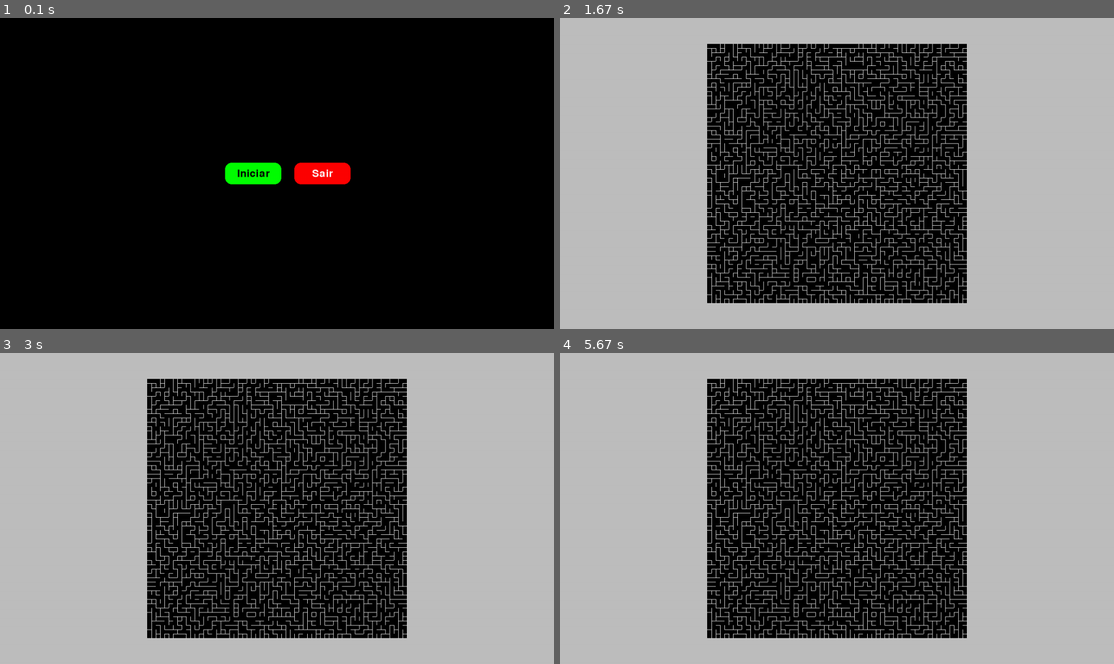
Above: before the commit, frames 1-4 (two rows, left to right).
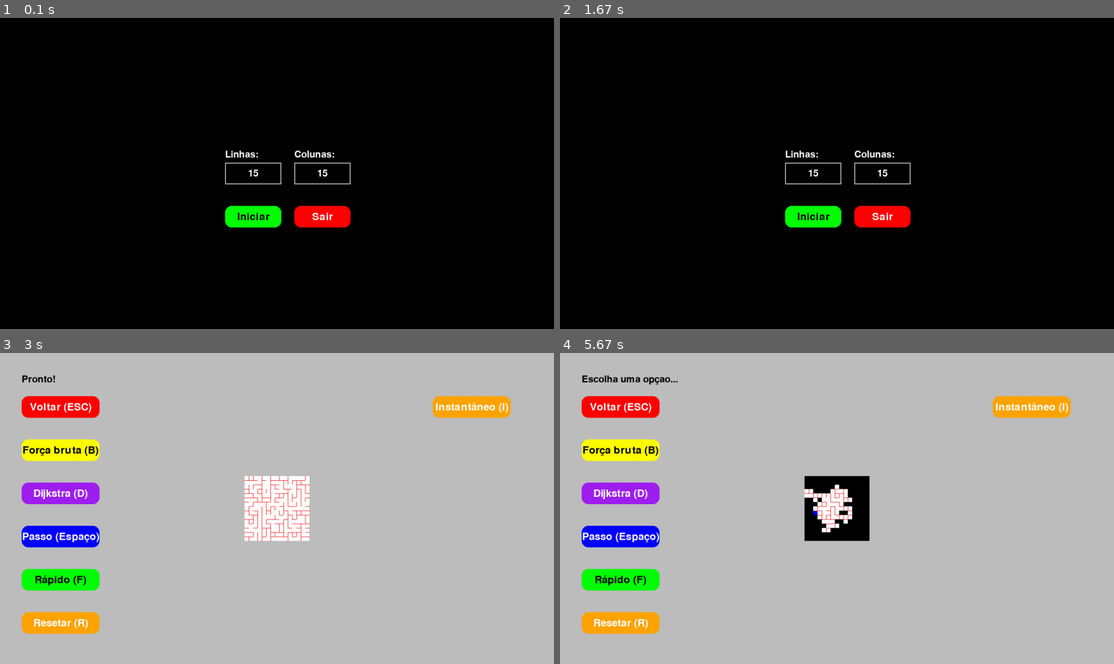
Above: after the commit, the same moments.

Repository: Mazzotti1/simple-pygame
Game: pygame game, started from pygame-maze/main.py
Same seed, same stepped clock (60 frames per second), same inputs: the game is played once before the commit and once after it.
Inputs (mouse positions are in pixels of both pictures, inside the frame that each line leads up to):
- Up to frame 1 (0.1 s): no input
- Up to frame 2 (1.67 s): click "Iniciar" at 0.38 s; tap F at 0.67, 1.07, 1.37, 1.62 s; hold R 1-1.47 s; hold Esc from 1.55 s (still down)
- Up to frame 3 (3 s): tap F at 1.92, 2.83 s; release Esc at 2.02 s; click (254, 552) at 2.15 s, where only the run after the commit has a clickable "Iniciar"; tap I at 2.43 s; hold I from 2.77 s (still down)
- Up to frame 4 (5.67 s): tap F at 3.13, 3.38, 3.68, 4.6, 5.43 s; release I at 3.23 s; tap Space at 3.47, 4.68 s; click (1030, 405) at 3.92 s, where only the run after the commit has a clickable "Instantâneo (I)"; click (654, 539) at 4.25 s; hold R from 5.37 s (still down)

The runs differ from the first frame. In frame 1, 3.0% of the frame differs, in the area x 40-64%, y 42-68%; in frame 2, 71%, in the area x 0-100%, y 0-100%; in frame 3, 44%; in frame 4, 43%.

Commit message:
FEAT: creating modes

Diff:
--- a/pygame-maze/aldousBroder.py
+++ b/pygame-maze/aldousBroder.py
@@ -1,5 +1,6 @@
 import copy
 from random import randint
+import pygame
 from grid import Grid
 
 class AldousBroder:
@@ -9,7 +10,10 @@
         self.edge = edge
         self.default_cell = default_cell
         self.grid = Grid(row_size, col_size, edge, default_cell)
-
+        self.generating = False
+        self.current_cell = None
+        self.neighbor_cell = None
+        self.unvisited_cells = 0
 
     def reset_maze(self):
         for row in range(self.row_size):
@@ -27,33 +31,61 @@
                 0 <= neighCellColumn < self.col_size):
                 return neighCellRow, neighCellColumn
 
+    def start_generation(self):
+        self.reset_maze()
+        self.unvisited_cells = self.row_size * self.col_size - 1
+        self.current_cell = randint(0, self.row_size - 1), (randint(0, self.col_size - 1))
+        self.grid[self.current_cell[0]][self.current_cell[1]].visited = True
+        self.grid[self.current_cell[0]][self.current_cell[1]].current = True
+
+        self.generating = True
+        return self.current_cell
+
+    def step_generation(self):
+        if not self.generating or self.unvisited_cells <= 0:
+            self.finish_generation()
+            return False
+
+        if self.current_cell:
+            prev_row, prev_col = self.current_cell
+            self.grid[prev_row][prev_col].current = False
+
+        currentCellLine, currentCellColumn = self.current_cell
+        neighCellRow, neighCellColumn = self.randomize_cell(currentCellLine, currentCellColumn)
+
+        self.grid[neighCellRow][neighCellColumn].current = True
+
+        if not self.grid[neighCellRow][neighCellColumn].visited:
+            self.grid[currentCellLine][currentCellColumn].open = True
+            self.grid[neighCellRow][neighCellColumn].open = True
+
+            if neighCellRow > currentCellLine:
+                self.grid[currentCellLine][currentCellColumn].edges.bottom = True
+                self.grid[neighCellRow][neighCellColumn].edges.top = True
+            elif neighCellRow < currentCellLine:
+                self.grid[currentCellLine][currentCellColumn].edges.top = True
+                self.grid[neighCellRow][neighCellColumn].edges.bottom = True
+            elif neighCellColumn > currentCellColumn:
+                self.grid[currentCellLine][currentCellColumn].edges.right = True
+                self.grid[neighCellRow][neighCellColumn].edges.left = True
+            else:
+                self.grid[currentCellLine][currentCellColumn].edges.left = True
+                self.grid[neighCellRow][neighCellColumn].edges.right = True
+
+            self.grid[neighCellRow][neighCellColumn].visited = True
+            self.unvisited_cells -= 1
+
+        self.current_cell = (neighCellRow, neighCellColumn)
+        return True
+
     def generate_maze(self):
-        self.reset_maze()
-        unvisited_cells = self.row_size * self.col_size - 1  # subtrai a célula inicial
+        self.start_generation()
+        while self.step_generation():
+            pass
+        self.finish_generation()
 
-        currentCellLine = randint(0, self.row_size - 1)
-        currentCellColumn = randint(0, self.col_size - 1)
-        self.grid[currentCellLine][currentCellColumn].visited = True
-
-        while unvisited_cells > 0:
-            neighCellRow, neighCellColumn = self.randomize_cell(currentCellLine, currentCellColumn)
-
-            if not self.grid[neighCellRow][neighCellColumn].visited:
-                # Remove a parede entre as células
-                if neighCellRow > currentCellLine:  # vizinho abaixo
-                    self.grid[currentCellLine][currentCellColumn].edges.bottom = True
-                    self.grid[neighCellRow][neighCellColumn].edges.top = True
-                elif neighCellRow < currentCellLine:  # vizinho acima
-                    self.grid[currentCellLine][currentCellColumn].edges.top = True
-                    self.grid[neighCellRow][neighCellColumn].edges.bottom = True
-                elif neighCellColumn > currentCellColumn:  # vizinho à direita
-                    self.grid[currentCellLine][currentCellColumn].edges.right = True
-                    self.grid[neighCellRow][neighCellColumn].edges.left = True
-                else:  # vizinho à esquerda
-                    self.grid[currentCellLine][currentCellColumn].edges.left = True
-                    self.grid[neighCellRow][neighCellColumn].edges.right = True
-
-                self.grid[neighCellRow][neighCellColumn].visited = True
-                unvisited_cells -= 1
-
-            currentCellLine, currentCellColumn = neighCellRow, neighCellColumn
+    def finish_generation(self):
+        if hasattr(self, 'current_cell') and self.current_cell:
+            row, col = self.current_cell
+            self.grid[row][col].current = False
+        self.generating = False
--- a/pygame-maze/cell.py
+++ b/pygame-maze/cell.py
@@ -1,14 +1,16 @@
 import pygame
 
 class Cell:
-    def __init__(self, edges, backgroundColor, visitedColor, edgeColor, openColor, visited, open):
+    def __init__(self, edges, backgroundColor, visitedColor, currentColor, edgeColor, openColor, visited, open, current):
         self.edges = edges
         self.backgroundColor = backgroundColor
         self.visitedColor = visitedColor
+        self.currentColor = currentColor
         self.edgeColor = edgeColor
         self.openColor = openColor
         self.visited = visited
         self.open = open
+        self.current = current
 
 
     def draw(self, screen, col, row, edge):
@@ -24,17 +26,22 @@
         start_right_area = (col + edge, row)
         end_right_area = (col + edge, row + edge)
 
-        if (self.open):
-                pygame.draw.rect(screen, self.openColor, (col, row, edge, edge))
+        if self.visited:
+            pygame.draw.rect(screen, self.visitedColor, (col, row, edge, edge))
+        elif self.open:
+            pygame.draw.rect(screen, self.openColor, (col, row, edge, edge))
         else:
-                pygame.draw.rect(screen, self.backgroundColor, (col, row, edge, edge))
+            pygame.draw.rect(screen, self.backgroundColor, (col, row, edge, edge))
+
+        if self.current:
+            pygame.draw.rect(screen, self.currentColor, (col, row, edge, edge))
 
         # pygame.draw.line(screen, self.edgeColor, start_upper_area, end_upper_area)
         # pygame.draw.line(screen, self.edgeColor, start_lower_area, end_lower_area)
         # pygame.draw.line(screen, self.edgeColor, start_left_area, end_left_area)
         # pygame.draw.line(screen, self.edgeColor, start_right_area, end_right_area)
 
-        # para quebrar as linhas do labirinto
+        # pra quebrar as linhas do labirinto, tentar ver depois
         if self.edges.top:
             pygame.draw.line(screen, self.edgeColor, start_upper_area, end_upper_area)
         if self.edges.bottom:
--- /dev/null
+++ b/pygame-maze/input.py
@@ -0,0 +1,42 @@
+import pygame
+
+class Input:
+    def __init__(self, position, size, default_text="", font_size=32,
+                 color_active=(255, 255, 255), color_inactive=(200, 200, 200),
+                 text_color=(255, 255, 255), max_length=3):
+        self.rect = pygame.Rect(position, size)
+        self.color_active = color_active
+        self.color_inactive = color_inactive
+        self.color = color_inactive
+        self.text = str(default_text)
+        self.font = pygame.font.Font(None, font_size)
+        self.text_color = text_color
+        self.active = False
+        self.max_length = max_length
+
+    def handle_event(self, event):
+        if event.type == pygame.MOUSEBUTTONDOWN:
+            self.active = self.rect.collidepoint(event.pos)
+            self.color = self.color_active if self.active else self.color_inactive
+
+        if event.type == pygame.KEYDOWN and self.active:
+            if event.key == pygame.K_RETURN:
+                self.active = False
+                self.color = self.color_inactive
+            elif event.key == pygame.K_BACKSPACE:
+                self.text = self.text[:-1]
+            elif event.unicode.isdigit() and len(self.text) < self.max_length:
+                self.text += event.unicode
+
+    def draw(self, screen):
+        pygame.draw.rect(screen, self.color, self.rect, 2)
+
+        text_surface = self.font.render(self.text, True, self.text_color)
+        text_rect = text_surface.get_rect(center=self.rect.center)
+        screen.blit(text_surface, text_rect)
+
+    def get_value(self):
+        try:
+            return int(self.text)
+        except ValueError:
+            return 0
--- a/pygame-maze/main.py
+++ b/pygame-maze/main.py
@@ -1,85 +1,275 @@
 import pygame
 import sys
 from button import Button
+from input import Input
 from edges import Edges
 from cell import Cell
 from aldousBroder import AldousBroder
 
 class App:
     def __init__(self):
-
         pygame.init()
-
         self.running = True
         self.current_scene = "MENU"
 
-        self.row_size = 60
-        self.col_size = 60
+        self.row_size = 15
+        self.col_size = 15
         self.edge_size = 10
 
-        default_cell = Cell(Edges(False, False, False, False), 'black', 'white', 'white', 'white', False, False)
-        self.maze = AldousBroder(self.row_size, self.col_size, self.edge_size, default_cell)
-        self.maze.generate_maze()
-
         self.screen = pygame.display.set_mode((1280, 720))
-        pygame.display.set_caption("Tela inicial")
+        pygame.display.set_caption("Labirinto com Aldous-Broder")
         self.clock = pygame.time.Clock()
-
-        exit_rect = pygame.Rect(680, 335, 130, 50)
+        self.font = pygame.font.Font(None, 32)
+
+        self.generating_maze = False
+        self.visualization_speed = 0
+        self.generation_complete = False
+
+        self.create_ui_elements()
+        self.create_ui_maze()
+        self.create_maze()
+
+    def create_ui_elements(self):
+        self.row_input = Input(
+            position=(520, 335),
+            size=(130, 50),
+            default_text=str(self.row_size),
+            max_length=3
+        )
+
+        self.col_input = Input(
+            position=(680, 335),
+            size=(130, 50),
+            default_text=str(self.col_size),
+            max_length=3
+        )
+
         self.exit_btn = Button(
             color="red",
-            position=exit_rect.topleft,
-            size=exit_rect.size,
+            position=(680, 435),
+            size=(130, 50),
             text="Sair",
             on_click=self.exit_maze_game,
             text_color="white"
         )
 
-        start_rect = pygame.Rect(520, 335, 130, 50)
         self.start_btn = Button(
             color="green",
-            position=start_rect.topleft,
-            size=start_rect.size,
+            position=(520, 435),
+            size=(130, 50),
             text="Iniciar",
             on_click=self.start_maze_game
         )
 
-        self.menu_buttons = [self.exit_btn, self.start_btn]
+        self.ui_elements = [self.row_input, self.col_input, self.exit_btn, self.start_btn]
+
+    def create_ui_maze(self):
+        self.back_btn = Button(
+            color="red",
+            position=(50, 100),
+            size=(180, 50),
+            text="Voltar (ESC)",
+            on_click=self.back_to_menu,
+            text_color="white"
+        )
+
+        self.brute_force = Button(
+            color="yellow",
+            position=(50, 200),
+            size=(180, 50),
+            text="Força bruta (B)",
+            on_click=self.back_to_menu,
+            text_color="black"
+        )
+
+        self.dijkstra = Button(
+            color="purple",
+            position=(50, 300),
+            size=(180, 50),
+            text="Dijkstra (D)",
+            on_click=self.back_to_menu,
+            text_color="white"
+        )
+
+        self.step_btn = Button(
+            color="blue",
+            position=(50, 400),
+            size=(180, 50),
+            text="Passo (Espaço)",
+            on_click=self.step_generation,
+            text_color="white"
+        )
+
+        self.fast_btn = Button(
+            color="green",
+            position=(50, 500),
+            size=(180, 50),
+            text="Rápido (F)",
+            on_click=self.fast_generation,
+            text_color="black"
+        )
+
+        self.reset_btn = Button(
+            color="orange",
+            position=(50, 600),
+            size=(180, 50),
+            text="Resetar (R)",
+            on_click=self.reset_generation,
+            text_color="white"
+        )
+
+        self.instant_btn = Button(
+            color="orange",
+            position=(1000, 100),
+            size=(180, 50),
+            text="Instantâneo (I)",
+            on_click=self.generate_instant,
+            text_color="white"
+        )
+        self.ui_elements_game = [self.back_btn, self.brute_force, self.dijkstra, self.step_btn, self.fast_btn, self.reset_btn, self.instant_btn]
+
+    def create_maze(self):
+        default_cell = Cell(Edges(False, False, False, False), 'black', 'white','blue', 'red', 'white', False, False, False)
+        self.maze = AldousBroder(self.row_size, self.col_size, self.edge_size, default_cell)
+        self.generating_maze = False
+
+    def start_visualization(self):
+        self.generating_maze = True
+        self.maze.start_generation()
 
     def start_maze_game(self):
+        self.row_size = max(1, min(100, self.row_input.get_value()))
+        self.col_size = max(1, min(100, self.col_input.get_value()))
+
+        self.create_maze()
         self.current_scene = "MAZE"
+        self.generation_complete = False
+        self.visualization_speed = 0
 
     def exit_maze_game(self):
         self.running = False
 
-    def resolve_maze(self):
-        pass
+    def back_to_menu(self):
+        self.current_scene = "MENU"
+        self.create_ui_elements()
+
+    def step_generation(self):
+        if not self.generation_complete:
+            if not self.generating_maze:
+                self.maze.start_generation()
+                self.generating_maze = True
+            else:
+                if not self.maze.step_generation():
+                    self.generation_complete = True
+                    self.generating_maze = False
+
+    def fast_generation(self):
+        if self.generation_complete:
+            return
+
+        if not self.generating_maze:
+            self.maze.start_generation()
+            self.generating_maze = True
+
+        self.visualization_speed = 10
+
+    def reset_generation(self):
+        self.create_maze()
+        self.generating_maze = False
+        self.generation_complete = False
+        self.visualization_speed = 0
+
+    def generate_instant(self):
+
+        if self.generating_maze:
+            return
+
+        for btn in [self.back_btn, self.brute_force, self.dijkstra]:
+            btn.disabled = True
+
+        self.generating_maze = True
+        self.generation_complete = False
+
+        self.maze.generate_maze()
+
+        for btn in [self.back_btn, self.brute_force, self.dijkstra]:
+            btn.disabled = False
+
+        self.generation_complete = True
+        self.generating_maze = False
+
+        for row in range(self.maze.row_size):
+            for col in range(self.maze.col_size):
+                self.maze.grid[row][col].current = False
 
     def run(self):
-
         while self.running:
             for event in pygame.event.get():
                 if event.type == pygame.QUIT:
                     self.running = False
 
                 if self.current_scene == "MENU":
-                    self.screen.fill((0, 0, 0))
-                    for btn in self.menu_buttons:
-                        btn.handle_event(event)
-                        btn.draw(self.screen)
-
-
-                if(self.current_scene == "MAZE"):
-                    self.screen.fill('gray')
-
-                    col = (self.screen.get_width() - (self.col_size * self.edge_size)) // 2
-                    row = (self.screen.get_height() - (self.row_size * self.edge_size)) // 2
-
-
-                    self.maze.grid.drawMaze(self.screen, col, row)
-
-            pygame.time.Clock().tick(60)
+                    for element in self.ui_elements:
+                        if hasattr(element, 'handle_event'):
+                            element.handle_event(event)
+
+                elif self.current_scene == "MAZE":
+
+                    if self.generating_maze and not self.generation_complete:
+                        pygame.draw.circle(self.screen, 'white', (100, 100), 20, 2)
+
+                    for element in self.ui_elements_game:
+                        if hasattr(element, 'handle_event'):
+                            element.handle_event(event)
+
+                    if event.type == pygame.KEYDOWN:
+                        if event.key == pygame.K_SPACE and not self.generating_maze:
+                            self.start_visualization()
+                        elif event.key == pygame.K_SPACE and self.generating_maze:
+                            self.maze.step_generation()
+                        elif event.key == pygame.K_r:
+                            self.reset_generation()
+                        elif event.key == pygame.K_f:
+                            self.fast_generation()
+                        elif event.key == pygame.K_i:
+                            self.generate_instant()
+                        elif event.key == pygame.K_ESCAPE:
+                            self.back_to_menu()
+
+            self.screen.fill((0, 0, 0))
+
+            if self.current_scene == "MENU":
+                row_label = self.font.render("Linhas:", True, (255, 255, 255))
+                col_label = self.font.render("Colunas:", True, (255, 255, 255))
+                self.screen.blit(row_label, (520, 305))
+                self.screen.blit(col_label, (680, 305))
+
+                for element in self.ui_elements:
+                    element.draw(self.screen)
+
+            elif self.current_scene == "MAZE":
+                self.screen.fill('gray')
+                col = (self.screen.get_width() - (self.col_size * self.edge_size)) // 2
+                row = (self.screen.get_height() - (self.row_size * self.edge_size)) // 2
+
+                if self.visualization_speed > 0 and not self.generation_complete:
+                    for _ in range(self.visualization_speed):
+                        if not self.maze.step_generation():
+                            self.generation_complete = True
+                            self.visualization_speed = 0
+                            break
+
+                status_text = "Pronto!" if self.generation_complete else "Escolha uma opçao..."
+                status = self.font.render(status_text, True, (0, 0, 0))
+                self.screen.blit(status, (50, 50))
+
+                self.maze.grid.drawMaze(self.screen, col, row)
+
+                for element in self.ui_elements_game:
+                    element.draw(self.screen)
+
             pygame.display.flip()
+            self.clock.tick(60)
 
         pygame.quit()
         sys.exit()
@@ -87,7 +277,6 @@
 if __name__ == "__main__":
     app = App()
     app.run()
-
 
 #Referências:
 # https://github.com/ProfessorFilipo/PyGameBasico/blob/main/maze001.py
